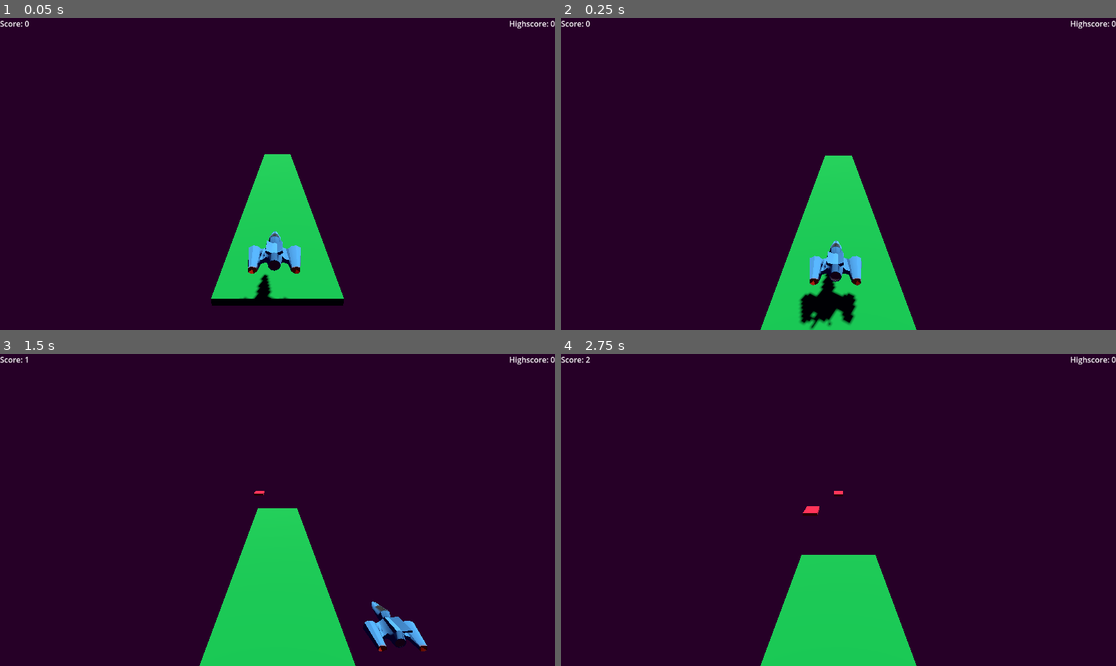
Above: before the commit, frames 1-4 (two rows, left to right).
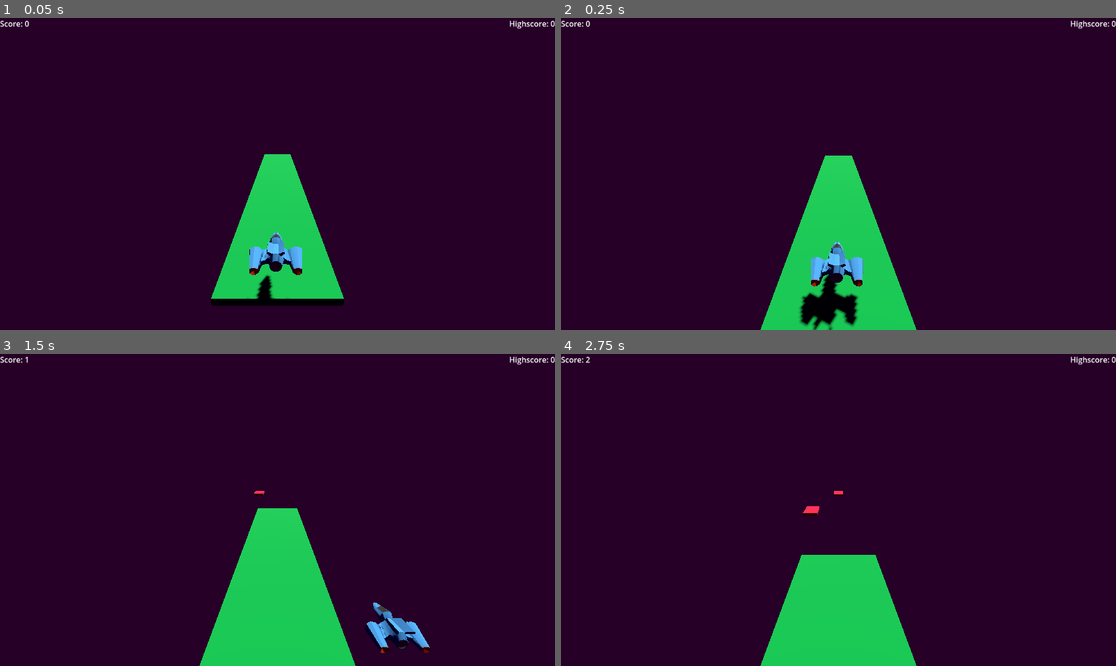
Above: after the commit, the same moments.

Repository: Dorfultariant/FoGD_week_5
Game: Godot game, scene res://Scenes/main.tscn
Two runs of this game, one before a commit and one after it. Both use one fixed random seed, a clock stepped at 60 frames per second and the inputs below.
Inputs:
- Up to frame 1 (0.05 s): no input
- Up to frame 2 (0.25 s): no input
- Up to frame 3 (1.5 s): tap Enter (ui_accept) at 0.5, 0.77 s; hold D (right) 0.53-1.28 s; hold A (left) from 1.28 s (still down)
- Up to frame 4 (2.75 s): tap Enter (ui_accept) at 1.52 s; release A (left) at 2.03 s; hold D (right) from 2.03 s (still down)

The runs differ from the first frame. In frame 1, 0.5% of the frame differs, in the area x 43-55%, y 68-90%; in frame 2, 0.8%, in the area x 42-55%, y 71-100%; in frame 3, 0.4%; in frame 4, nothing differs.

Commit message:
More bugfixing maybe

Diff:
--- a/Scenes/player.tscn
+++ b/Scenes/player.tscn
@@ -1,8 +1,11 @@
-[gd_scene load_steps=5 format=3 uid="uid://b3gkatulsmseg"]
+[gd_scene load_steps=6 format=3 uid="uid://b3gkatulsmseg"]
 
 [ext_resource type="Script" uid="uid://cfs6eoxnryjes" path="res://Scripts/player.gd" id="1_cvnsp"]
 [ext_resource type="ArrayMesh" uid="uid://bmudki03bh3jx" path="res://Assets/Models/spaceship.obj" id="1_v0iea"]
-[ext_resource type="Material" uid="uid://dxvnfcfseuwos" path="res://Assets/Materials/PlayerTexture.tres" id="2_6t5aa"]
+[ext_resource type="Texture2D" uid="uid://boh8brcfp72a3" path="res://Assets/Textures/spaceship.png" id="2_6t5aa"]
+
+[sub_resource type="StandardMaterial3D" id="StandardMaterial3D_6t5aa"]
+albedo_texture = ExtResource("2_6t5aa")
 
 [sub_resource type="ConvexPolygonShape3D" id="ConvexPolygonShape3D_cvnsp"]
 points = PackedVector3Array(0.604669, 0.013625, 0.102412, 0.496472, -0.0244338, 0.128304, 0.0285288, 0.013185, -0.64988 …(1726 unchanged characters)…
@@ -11,10 +14,10 @@
 script = ExtResource("1_cvnsp")
 
 [node name="Spaceship" type="MeshInstance3D" parent="."]
-transform = Transform3D(1, 0, 0, 0, 1, 0, 0, 0, 1, -0.0659049, -1.19209e-07, -0.139939)
-material_override = ExtResource("2_6t5aa")
+transform = Transform3D(1, 0, 0, 0, 1, 0, 0, 0, 1, -0.0347273, 0, -0.106823)
+material_override = SubResource("StandardMaterial3D_6t5aa")
 mesh = ExtResource("1_v0iea")
 
 [node name="CollisionShape3D" type="CollisionShape3D" parent="."]
-transform = Transform3D(1, 0, 0, 0, 1, 0, 0, 0, 1, -0.0659049, -1.19209e-07, -0.139939)
+transform = Transform3D(1, 0, 0, 0, 1, 0, 0, 0, 1, -0.0347273, 0, -0.106823)
 shape = SubResource("ConvexPolygonShape3D_cvnsp")
--- a/Scripts/main.gd
+++ b/Scripts/main.gd
@@ -19,6 +19,9 @@
 
 # Called every frame. 'delta' is the elapsed time since the previous frame.
 func _process(_delta: float) -> void:
+		score_counter += Time.get_ticks_msec()
+		score_counter /= 1000
+
 		if get_node_or_null("Player"):
 			if $Player.global_position.y > -20:
 					score_counter = int((Time.get_unix_time_from_system() - start_time))
